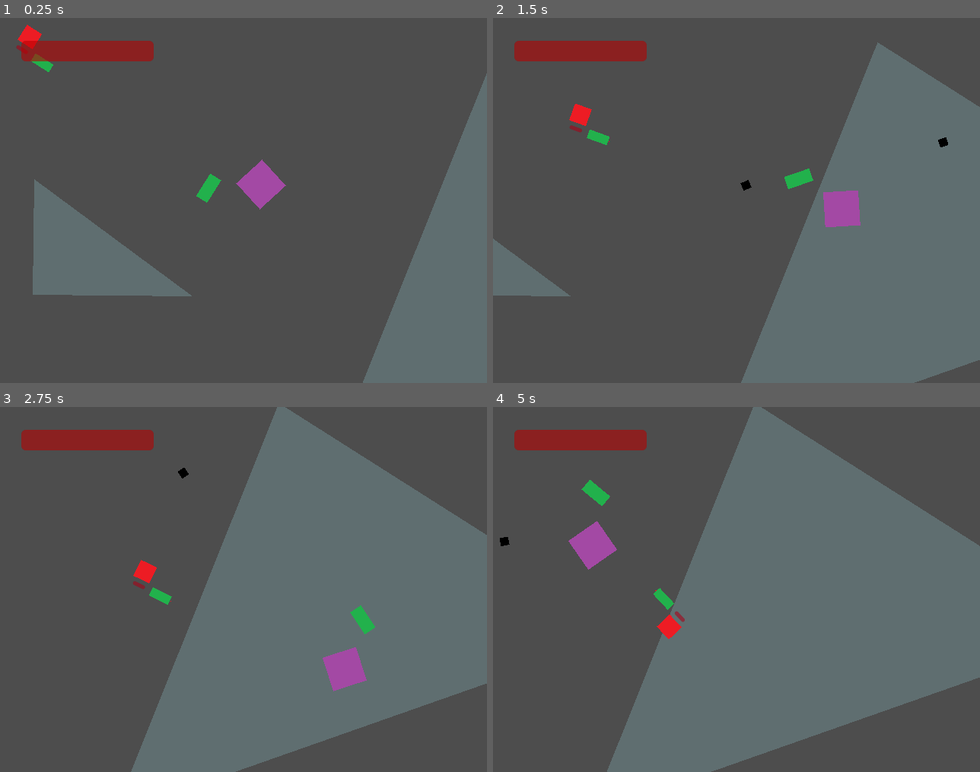
Above: before the commit, frames 1-4 (two rows, left to right).
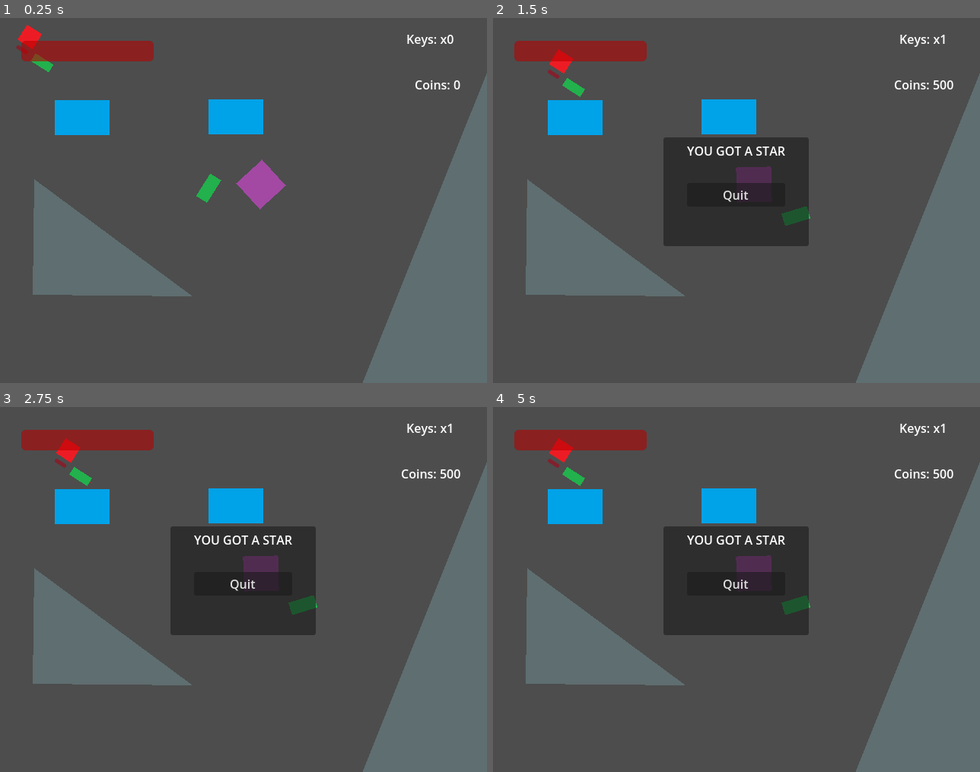
Above: after the commit, the same moments.

Repository: tehlyre/document1
Game: Godot game, scene res://scenes/main.tscn
Two runs of this game, one before a commit and one after it. Both use one fixed random seed, a clock stepped at 60 frames per second and the inputs below.
Inputs (mouse positions are in pixels of both pictures, inside the frame that each line leads up to):
- Up to frame 1 (0.25 s): no input
- Up to frame 2 (1.5 s): tap Enter at 0.5 s; move the mouse to (843, 182) at 0.52 s; hold Right (right) 0.53-1.28 s; hold C (interact, bound only after the commit) 0.53-1.28 s; click (843, 182) at 0.67 s; move the mouse to (639, 218) at 1.27 s; hold Down (down) from 1.28 s (still down); click (639, 218) at 1.35 s
- Up to frame 3 (2.75 s): tap C (interact, bound only after the commit) at 1.55 s; move the mouse to (292, 509) at 2.02 s; release Down (down) at 2.03 s; hold Right (right) from 2.03 s (still down); hold C (interact, bound only after the commit) from 2.03 s (still down); click (292, 509) at 2.17 s
- Up to frame 4 (5 s): move the mouse to (712, 662) at 2.77 s; release Right (right) at 2.78 s; release C (interact, bound only after the commit) at 2.78 s; hold Up (up) 2.78-3.53 s; tap C (interact, bound only after the commit) at 2.85, 3.8, 4.35 s; click (712, 662) at 2.92 s; move the mouse to (882, 644) at 3.52 s; press the mouse at (882, 644) at 3.53 s; hold Left (left) from 3.53 s (still down); move the mouse to (590, 534) at 4.27 s; release the mouse at (590, 534) at 4.28 s; click (590, 534) at 4.42 s

The runs differ from the first frame. In frame 1, 2.4% of the frame differs, in the area x 11-95%, y 4-33%; in frame 2, 38%; in frame 3, 53%; in frame 4, 54%, in the area x 1-100%, y 0-100%.

Commit message:
Document1 commit DOMINO (12/26/24)
Initiated first stage of Keys and Flees by adding openable chests to the tableau and the inventory to the hud.

Diff:
--- a/project.godot
+++ b/project.godot
@@ -87,9 +87,16 @@
 "events": [Object(InputEventJoypadMotion,"resource_local_to_scene":false,"resource_name":"","device":-1,"axis":3,"axis_value":1.0,"script":null)
 ]
 }
+interact={
+"deadzone": 0.5,
+"events": [Object(InputEventKey,"resource_local_to_scene":false,"resource_name":"","device":-1,"window_id":0,"alt_pressed":false,"shift_pressed":false,"ctrl_pressed":false,"meta_pressed":false,"pressed":false,"keycode":0,"physical_keycode":67,"key_label":0,"unicode":99,"echo":false,"script":null)
+, Object(InputEventJoypadButton,"resource_local_to_scene":false,"resource_name":"","device":-1,"button_index":1,"pressure":0.0,"pressed":false,"script":null)
+]
+}
 
 [layer_names]
 
 2d_physics/layer_1="player"
 2d_physics/layer_2="enemy"
 2d_physics/layer_3="bullet"
+2d_physics/layer_4="interaction"
--- a/scenes/Characters/durdan.tscn
+++ b/scenes/Characters/durdan.tscn
@@ -6,6 +6,9 @@
 
 [sub_resource type="RectangleShape2D" id="RectangleShape2D_ju5nh"]
 size = Vector2(368, 368)
+
+[sub_resource type="CircleShape2D" id="CircleShape2D_glppu"]
+radius = 8.2
 
 [node name="Durdan" type="CharacterBody2D" groups=["player"]]
 scale = Vector2(0.125, 0.125)
@@ -26,3 +29,12 @@
 [node name="CharacterBody2D" parent="." instance=ExtResource("3_qlc2s")]
 position = Vector2(432.587, 342.758)
 rotation = -0.270105
+
+[node name="Interaction" type="Area2D" parent="."]
+collision_layer = 0
+collision_mask = 8
+monitorable = false
+
+[node name="CollisionShape2D" type="CollisionShape2D" parent="Interaction"]
+scale = Vector2(40, 40)
+shape = SubResource("CircleShape2D_glppu")
--- a/scenes/Characters/enemigo.tscn
+++ b/scenes/Characters/enemigo.tscn
@@ -38,4 +38,5 @@
 texture = ExtResource("2_lc6c0")
 
 [node name="proximity_checker" type="RayCast2D" parent="."]
+position = Vector2(-1, 0)
 target_position = Vector2(64, 0)
--- /dev/null
+++ b/scenes/Hazards and Helps/chest.tscn
@@ -0,0 +1,22 @@
+[gd_scene load_steps=5 format=3 uid="uid://ry5we25acm4m"]
+
+[ext_resource type="Texture2D" uid="uid://bng2pxhh5yw4x" path="res://assets/textures/chest.png" id="1_0m1oo"]
+[ext_resource type="Script" path="res://scripts/chest.gd" id="1_a88ng"]
+[ext_resource type="PackedScene" uid="uid://b6auh6buywrqa" path="res://scenes/Hazards and Helps/interaction_boundary.tscn" id="3_mipub"]
+
+[sub_resource type="RectangleShape2D" id="RectangleShape2D_n6y2u"]
+size = Vector2(72, 45)
+
+[node name="Chest" type="StaticBody2D"]
+script = ExtResource("1_a88ng")
+
+[node name="Chest" type="Sprite2D" parent="."]
+position = Vector2(0, 1)
+scale = Vector2(0.5, 0.5)
+texture = ExtResource("1_0m1oo")
+
+[node name="interaction_boundary" parent="." instance=ExtResource("3_mipub")]
+
+[node name="Stopping Region" type="CollisionShape2D" parent="."]
+position = Vector2(0, 0.5)
+shape = SubResource("RectangleShape2D_n6y2u")
--- /dev/null
+++ b/scenes/Hazards and Helps/interaction.gd
@@ -0,0 +1,12 @@
+extends Area2D
+
+
+
+# Called when the node enters the scene tree for the first time.
+func _ready():
+	pass # Replace with function body.
+
+
+# Called every frame. 'delta' is the elapsed time since the previous frame.
+func _process(delta):
+	pass
--- /dev/null
+++ b/scenes/Hazards and Helps/interaction_boundary.tscn
@@ -0,0 +1,16 @@
+[gd_scene load_steps=3 format=3 uid="uid://b6auh6buywrqa"]
+
+[ext_resource type="Script" path="res://scenes/Hazards and Helps/interaction.gd" id="1_tv8xb"]
+
+[sub_resource type="CircleShape2D" id="CircleShape2D_5v7m2"]
+radius = 59.0085
+
+[node name="interaction_boundary" type="Area2D"]
+collision_layer = 8
+collision_mask = 0
+monitoring = false
+script = ExtResource("1_tv8xb")
+
+[node name="Interaction Region" type="CollisionShape2D" parent="."]
+position = Vector2(-1, 2)
+shape = SubResource("CircleShape2D_5v7m2")
--- /dev/null
+++ b/scenes/Hazards and Helps/key.tscn
@@ -0,0 +1,11 @@
+[gd_scene load_steps=2 format=3 uid="uid://iogr0dqin1bw"]
+
+[ext_resource type="Texture2D" uid="uid://cun7i32ewnelg" path="res://assets/textures/key.png" id="1_eyrga"]
+
+[node name="Key" type="Node2D"]
+
+[node name="Sprite2D" type="Sprite2D" parent="."]
+
+[node name="Key" type="Sprite2D" parent="."]
+scale = Vector2(0.125, 0.125)
+texture = ExtResource("1_eyrga")
--- /dev/null
+++ b/scenes/Levels/container.gd
@@ -0,0 +1,15 @@
+extends Node2D
+
+
+
+# Called when the node enters the scene tree for the first time.
+func _ready():
+	pass
+	#$Player.open_chest.connect(_on_player_open_chest)
+
+func _on_player_open_chest(chestID:int):
+	pass
+
+# Called every frame. 'delta' is the elapsed time since the previous frame.
+func _process(delta):
+	pass
--- a/scenes/Levels/container.tscn
+++ b/scenes/Levels/container.tscn
@@ -1,17 +1,21 @@
-[gd_scene load_steps=7 format=3 uid="uid://b4rpkbb7pbeqj"]
+[gd_scene load_steps=9 format=3 uid="uid://b4rpkbb7pbeqj"]
 
+[ext_resource type="Script" path="res://scenes/Levels/container.gd" id="1_den2b"]
 [ext_resource type="PackedScene" uid="uid://bwcfhw8ni6iky" path="res://scenes/Characters/durdan.tscn" id="1_snkv6"]
 [ext_resource type="PackedScene" uid="uid://dh5ivbowm0f1m" path="res://scenes/UI/hud.tscn" id="3_p3x1j"]
 [ext_resource type="PackedScene" uid="uid://bm6h10gtdvvdf" path="res://scenes/Hazards and Helps/goo.tscn" id="4_m1f8i"]
 [ext_resource type="PackedScene" uid="uid://d2fwduwibxhtj" path="res://scenes/Hazards and Helps/wall.tscn" id="4_o0u8o"]
 [ext_resource type="Script" path="res://scripts/wall.gd" id="5_kpox7"]
 [ext_resource type="PackedScene" uid="uid://piryy33ucw4m" path="res://scenes/Characters/enemigo.tscn" id="6_f1ryr"]
+[ext_resource type="PackedScene" uid="uid://ry5we25acm4m" path="res://scenes/Hazards and Helps/chest.tscn" id="7_fr5aq"]
 
 [node name="container" type="Node2D"]
 process_mode = 1
+script = ExtResource("1_den2b")
 
 [node name="Durdan" parent="." node_paths=PackedStringArray("Goo") instance=ExtResource("1_snkv6")]
 position = Vector2(346, 221)
+collision_mask = 11
 Goo = NodePath("../Level/Goo")
 
 [node name="Camera" type="Camera2D" parent="Durdan"]
@@ -58,5 +62,19 @@
 [node name="CollisionPolygon2D" type="CollisionPolygon2D" parent="Level/Wall"]
 polygon = PackedVector2Array(-9, 159, -2, 462, -49, 465, -35, 156)
 
+[node name="CollisionPolygon2D2" type="CollisionPolygon2D" parent="Level/Wall"]
+polygon = PackedVector2Array(131, -63, 333, -66, 335, -26, 138, -28)
+
 [node name="Enemy" parent="." node_paths=PackedStringArray("player") instance=ExtResource("6_f1ryr")]
 player = NodePath("../Durdan")
+
+[node name="Chests" type="Node2D" parent="."]
+
+[node name="Chest" parent="Chests" instance=ExtResource("7_fr5aq")]
+position = Vector2(111, 132)
+contents = "key:1,coins:2000"
+
+[node name="Chest2" parent="Chests" instance=ExtResource("7_fr5aq")]
+position = Vector2(313, 131)
+contents = "key:1,coins:500"
+ID = 1
--- /dev/null
+++ b/scenes/UI/chest_pop_up_menu.tscn
@@ -0,0 +1,47 @@
+[gd_scene format=3 uid="uid://c2udhxi146lk1"]
+
+[node name="Chest Pop Up" type="Control"]
+layout_mode = 3
+anchors_preset = 0
+offset_right = 40.0
+offset_bottom = 40.0
+
+[node name="Panel" type="Panel" parent="."]
+layout_mode = 1
+anchors_preset = -1
+anchor_left = 7.825
+anchor_top = 6.037
+anchor_right = 7.825
+anchor_bottom = 6.037
+offset_left = -96.0
+offset_top = -77.48
+offset_right = 95.0
+offset_bottom = 65.52
+grow_horizontal = 2
+grow_vertical = 2
+
+[node name="VBoxContainer" type="VBoxContainer" parent="Panel"]
+layout_mode = 1
+anchors_preset = 8
+anchor_left = 0.5
+anchor_top = 0.5
+anchor_right = 0.5
+anchor_bottom = 0.5
+offset_left = -35.0
+offset_top = -65.5
+offset_right = 35.0
+offset_bottom = 65.5
+grow_horizontal = 2
+grow_vertical = 2
+
+[node name="YOU GOT A STAR" type="Label" parent="Panel/VBoxContainer"]
+layout_mode = 2
+text = "YOU GOT A STAR"
+horizontal_alignment = 1
+
+[node name="Label2" type="Label" parent="Panel/VBoxContainer"]
+layout_mode = 2
+
+[node name="Quit" type="Button" parent="Panel/VBoxContainer"]
+layout_mode = 2
+text = "Quit"
--- a/scenes/UI/hud.tscn
+++ b/scenes/UI/hud.tscn
@@ -19,3 +19,34 @@
 offset_right = 200.0
 offset_bottom = 55.0
 show_percentage = false
+
+[node name="Inventory" type="Control" parent="."]
+anchors_preset = 0
+offset_left = -128.0
+offset_top = -56.0
+offset_right = -88.0
+offset_bottom = -16.0
+
+[node name="keys" type="Label" parent="Inventory"]
+layout_mode = 1
+anchors_preset = 1
+anchor_left = 1.0
+anchor_right = 1.0
+offset_left = 620.0
+offset_top = 70.0
+offset_right = 683.0
+offset_bottom = 96.0
+grow_horizontal = 0
+text = "Keys: x0"
+
+[node name="coins" type="Label" parent="Inventory"]
+layout_mode = 1
+anchors_preset = 1
+anchor_left = 1.0
+anchor_right = 1.0
+offset_left = 641.0
+offset_top = 130.0
+offset_right = 692.0
+offset_bottom = 156.0
+grow_horizontal = 0
+text = "Coins: "
--- a/scenes/main.tscn
+++ b/scenes/main.tscn
@@ -7,6 +7,8 @@
 [ext_resource type="Script" path="res://scripts/UI/deathmenu.gd" id="5_ghli0"]
 [ext_resource type="PackedScene" uid="uid://c0hig8yqsr4ak" path="res://scenes/UI/optionsmenuoverlay.tscn" id="6_ukfdh"]
 [ext_resource type="Script" path="res://scripts/UI/optionsmenuoverlay.gd" id="7_jb57r"]
+[ext_resource type="PackedScene" uid="uid://c2udhxi146lk1" path="res://scenes/UI/chest_pop_up_menu.tscn" id="8_kqed6"]
+[ext_resource type="Script" path="res://scripts/UI/chestmenu.gd" id="9_o46kr"]
 
 [node name="Game" type="Node2D"]
 process_mode = 3
@@ -29,3 +31,12 @@
 [node name="Options" parent="CanvasLayer" node_paths=PackedStringArray("pause_menu") instance=ExtResource("6_ukfdh")]
 script = ExtResource("7_jb57r")
 pause_menu = NodePath("../Pause")
+
+[node name="Chest" parent="CanvasLayer" node_paths=PackedStringArray("container") instance=ExtResource("8_kqed6")]
+process_mode = 3
+offset_left = 7.0
+offset_top = -7.0
+offset_right = 47.0
+offset_bottom = 33.0
+script = ExtResource("9_o46kr")
+container = NodePath("../../container")
--- /dev/null
+++ b/scripts/UI/chestmenu.gd
@@ -0,0 +1,23 @@
+extends Control
+
+@export var container : Node2D
+
+# Called when the node enters the scene tree for the first time.
+func _ready():
+	hide()
+
+	container.get_child(0).connect("open_chest", on_player_open_chest)
+	$Panel/VBoxContainer/Quit.pressed.connect(on_quit_button_pressed)
+
+func on_player_open_chest(i:int):
+	print("qowipehf")
+	get_tree().paused = true
+	show()
+
+func on_quit_button_pressed():
+	get_tree().paused = false
+	hide()
+
+# Called every frame. 'delta' is the elapsed time since the previous frame.
+func _process(delta):
+	pass
--- a/scripts/UI/hud.gd
+++ b/scripts/UI/hud.gd
@@ -1,10 +1,12 @@
 extends Node
 
 @export var player : Player
+var game
 
 # Called when the node enters the scene tree for the first time.
 func _ready():
-	pass # Replace with function body.
+	var game = get_tree().get_root().get_node("Game") # Replace with function body.
+	print(game.inventory)
 
 
 # Called every frame. 'delta' is the elapsed time since the previous frame.
--- /dev/null
+++ b/scripts/chest.gd
@@ -0,0 +1,55 @@
+extends StaticBody2D
+
+class_name h_Chest
+
+@export var interaction_boundary : Area2D
+@export var contents : String
+var parsed = {}
+var interactable : bool = false
+@export var ID : int
+var interactionID
+var opened = false
+
+# Called when the node enters the scene tree for the first time.
+func _ready():
+	contents += ','
+	interactionID = "chest" + str(ID)
+	parse_contents()
+
+func parse_contents():
+	var skip = false
+	var key = ''
+	var number = ""
+	var index = 0
+	for i in contents:
+		print(i)
+		if not skip:
+			if i == 'k':
+				key = 'keys'
+				skip = true
+			elif i == 'c':
+				key = 'coins'
+				skip = true
+			elif i == ':':
+				pass
+			elif i in "1234567890":
+				number += i
+			elif i == ",":
+				parsed[key] = int(number)
+				skip = false
+				key = ''
+				number = ''
+		elif skip:
+			if i in "abcdefghijklmnopqrstuvwxyz":
+				if contents[index+1] == ':':
+					skip = false
+		index += 1
+
+func open():
+	print("openous intentions")
+
+# Called every frame. 'delta' is the elapsed time since the previous frame.
+func _process(delta):
+	if opened:
+		queue_free()
+	#print(interactionID)
--- a/scripts/durdan.gd
+++ b/scripts/durdan.gd
@@ -54,27 +54,29 @@
 
 var acceleration : float = 1500
 
-var deltatime : float = 0
 var framecount : int = 0
-var rldu = [0.0,0.0,0.0,0.0]
-var last_frame = [0,0,0,0]
-var inputstrings = ["right", "left", "down", "up"]
-var velocitymultiplier = [1, -1, 1, -1]
-var velocityarray = [0.0,0.0,0.0,0.0]
-var accelarray = [0.0,0.0,0.0,0.0]
 var firing : bool = false
 var moment_firing : int = 0
 var health : int = 100
 var using_mouse : bool = true
 var previous_rotation : float = 0
 var in_goo : bool = false
-var exit_goo : bool = false
 var inputvec : Vector2 = Vector2(0,0)
+var interactables = []
+
 
 signal you_died(deded : bool)
+signal open_chest(chestID : int)
 
 func _ready():
-	Goo.body_exited.connect(on_Goo_body_exited)
+	$Interaction.area_entered.connect(_on_interaction_area_area_entered)
+	$Interaction.area_exited.connect(_on_interaction_area_area_exited)
+
+func _on_interaction_area_area_entered(area):
+	interactables.append(area.get_parent().interactionID)
+
+func _on_interaction_area_area_exited(area):
+	interactables.erase(area.get_parent().interactionID)
 
 # Function Vector2 cart_to_polar_from_object(Vector2 coords, Vector2 obj)
 # Reoriginizes obj to be the origin
@@ -107,9 +109,6 @@
 
 	return Vector2(coordr, coordphi)
 
-func quadratic_formula(a : float, b : float, c : float):
-	return (-b+sqrt(b*b-4*a*c))/(2*a)
-
 # Function Vector2 polar_rad_to_deg(Vector2 rads)
 # Returns Vector2 with same polar coords and converted phi rads into degrees
 func polar_rad_to_deg(rads: Vector2):
@@ -122,23 +121,6 @@
 func flick_stick():
 	var direction = Input.get_vector("joystick aim left", "joystick aim right", "joystick aim up", "joystick aim down")
 	return cart_to_polar(direction)
-
-# Function float vel(float x)
-# Velocity function v(x) = -(b/m^2)x^2 + (b/m)x (kinda just a magic function lol)
-# Produces upside down parabola with vertex at (maxveltime, maxspeed) and zeros at (0,0) and (1*maxveltime, 0)
-func vel(x: float):
-	var a = -maxspeed/(maxveltime*maxveltime)
-	var b = maxspeed/maxveltime
-	return a*pow(x,2) + 2*b*x
-
-
-func fortitude(four : int, vector : Vector2):
-	if four == 0 or four == 1:
-		return vector.x
-	elif four == 2 or four == 3:
-		return vector.y
-	else:
-		return "you're gay"
 
 # Function void float do_the_delta_input_thing(float delta)
 # Sets global variabl rldu[i] based on previous values and the total time delta.
@@ -165,7 +147,6 @@
 		firing = false
 	if Input.is_action_just_pressed("neutral special"):
 		moment_firing = framecount
-	exit_goo = false
 
 
 # Function void gunner_thingy()
@@ -195,10 +176,6 @@
 	elif !in_goo:
 		maxspeed = maxsped
 
-func on_Goo_body_exited(body : Node2D):
-	if body != self:
-		return
-	exit_goo = true
 
 # Function void _input(InputEvent event)
 # Called every time an input occurs. Here it is used to detect if the keyboard and mouse or controller
@@ -208,6 +185,10 @@
 		using_mouse = true
 	elif(event is InputEventJoypadButton or event is InputEventJoypadMotion):
 		using_mouse = false
+	if(event.is_action_pressed("interact") and interactables != []):
+		if interactables[0][0] == 'c':
+			print("openous intentions")
+			open_chest.emit(int(interactables[0][len(interactables[0])-1]))
 
 # Function void _physics_process(float delta)
 # deltatime is total time since session open, mousepos is the mouse position
@@ -222,11 +203,9 @@
 func _physics_process(delta):
 
 	hazard_thingy()
-	deltatime += delta
 	framecount += 1
 
 	var mousepos = get_viewport().get_mouse_position()
-
 
 	var objposition = self.get_position()
 	var objrotation = self.get_rotation_degrees()
--- a/scripts/enemy.gd
+++ b/scripts/enemy.gd
@@ -60,10 +60,15 @@
 	var desired_velocity = -(player.position-position).normalized() * (max_speed/2)
 	velocity += (desired_velocity-velocity)
 
+func peek():
+	print("no peeking")
+
 # void set_state(void): Sets the appropriate state for the enemy based on preconceived conditions. If the player is farther than 200 units away, switch state to seek. If the
 # player is around 200 units away, switch state to stop, and if the player is under 200 units away, switch state to flee.
 func set_state():
-		if (player.position-position).length() > 200:
+		if $proximity_checker.get_collider() != null and $proximity_checker.get_collider() != player:
+			state = States.PEEK
+		elif (player.position-position).length() > 200:
 			state = States.SEEK
 		elif (player.position-position).length() < 200 and (player.position-position).length() > 195:
 			state = States.STOP
@@ -86,6 +91,7 @@
 # is called based on the behavior state. The player's movement is initiated, and the enemy's rotation is locked on to the player's. The health bar is updated and the enemy is
 # deleted if its health is zero.
 func _physics_process(delta):
+	$proximity_checker.target_position = to_local(player.position)
 	set_state()
 	hazard_thingy()
 
@@ -96,6 +102,8 @@
 			stop()
 		States.FLEE:
 			flee()
+		States.PEEK:
+			peek()
 
 	look_at(player.position)
 	move_and_slide()
--- a/scripts/game.gd
+++ b/scripts/game.gd
@@ -26,7 +26,9 @@
 
 @onready var pausemenu : Control = $CanvasLayer/Pause
 @onready var deathmenu : Control = $CanvasLayer/Death
+@onready var chestmenu : Control = $"CanvasLayer/Chest Pop Up"
 @onready var player : CharacterBody2D = $container/Durdan
+var inventory = {'keys':0, 'coins':0}
 
 var ded : bool = false
 var game_paused : bool = false:
@@ -45,6 +47,7 @@
 	pausemenu.connect("resume", on_resume)
 	deathmenu.connect("restart", on_restart)
 	player.connect("you_died", on_player_death)
+	player.connect("open_chest", on_player_open_chest)
 
 # Function void _input(InputEvent event)
 # Pauses/resumes the game when escape is pressed so long as the player is alive. The pause button cannot be activated
@@ -60,6 +63,11 @@
 	get_tree().paused = !get_tree().paused
 	game_paused = !game_paused
 
+func on_player_open_chest(i : int):
+	inventory['keys'] += $container/Chests.get_child(i).parsed['keys']
+	inventory['coins'] += $container/Chests.get_child(i).parsed['coins']
+	$container/Chests.get_child(i).opened = true
+
 # Function void on_player_death(bool _died)
 # Connected to the signal player.you_died. Simply manually empties the player's healthbar and sets ded to true.
 func on_player_death(_died : bool):
@@ -72,3 +80,7 @@
 	get_tree().paused = false
 	get_tree().reload_current_scene()
 	ded = false
+
+func _process(delta):
+	$container/CanvasLayer/HUD/Inventory/keys.text = "Keys: x"+str(inventory['keys'])
+	$container/CanvasLayer/HUD/Inventory/coins.text = "Coins: "+str(inventory['coins'])
Binary file added: assets/textures/chest.png
Not shown, added: assets/textures/chest.png.import
Binary file added: assets/textures/key.png
Not shown, added: assets/textures/key.png.import
Empty file removed: scenes/Characters/EnemyBody.gd
Not shown: 1 places in scenes/Characters/durdan.tscn that only renumber resources
Not shown: 1 places in scenes/main.tscn that only renumber resources
